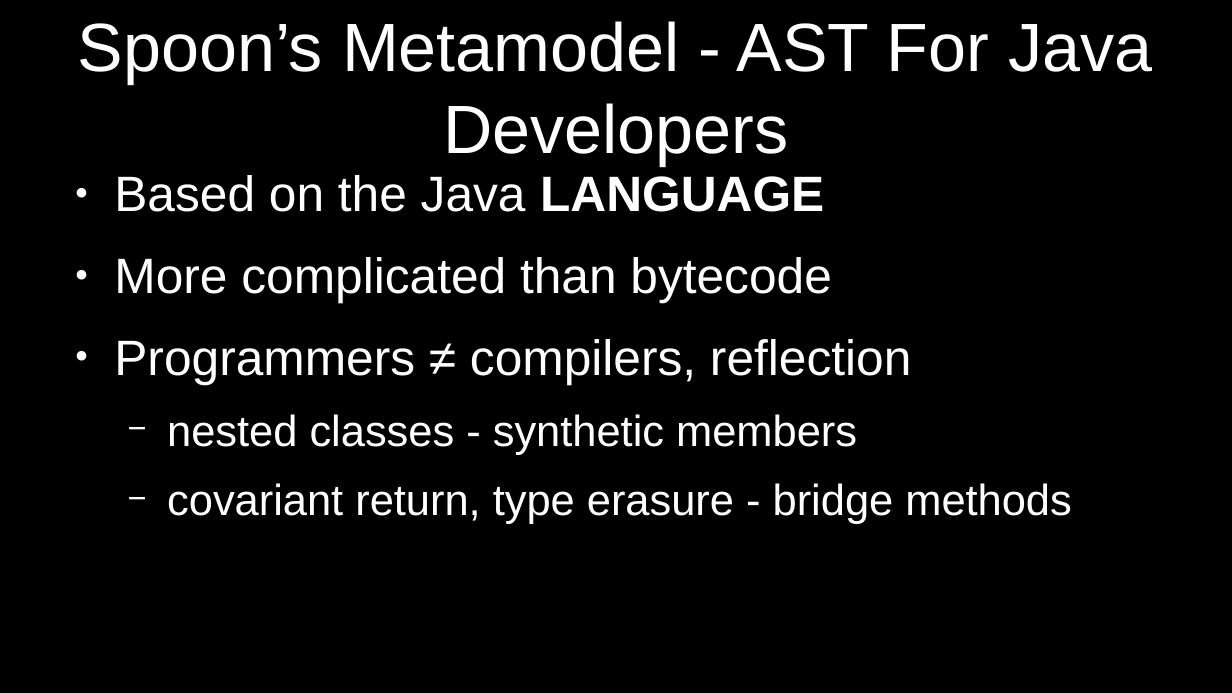
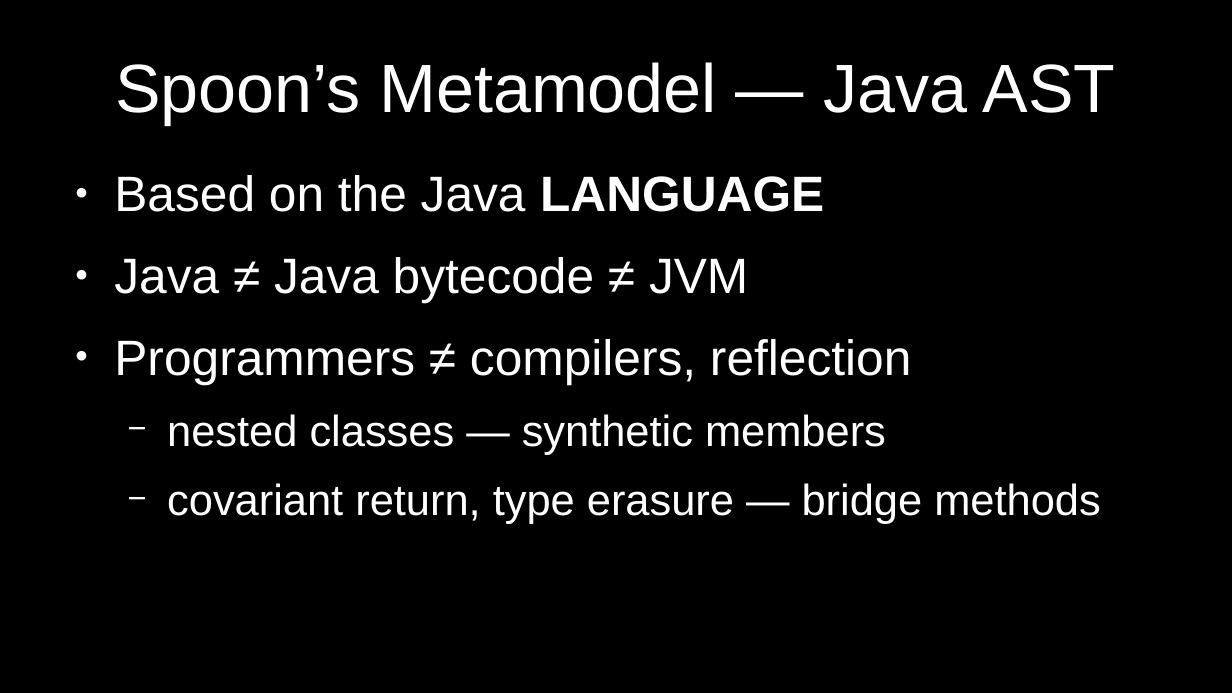
Before and after one commit to alshopov/spoonerism, a slide deck: slide 19 of doc/700TonsOfCodeLater.odp (slide 17 before the commit). Drawn at 1232x693 pixels with LibreOffice and Linux fonts; fonts in the diff are those of the drawing. Boxes give left, top, right and bottom in pixels: in the first picture for what was removed or moved away, otherwise in the second. Text is boxed around its words. In the diff, an @@ line names an element or a change of style, - is before the commit and + after.

Commit message:
Fixes:
Monperrus:
    Typo of monorepo
    Reword relation to bytecode
    Reword academy, industry
Laffra
    Starting picture
    Final slide

```diff
--- a/doc/700TonsOfCodeLater.odp
+++ b/doc/700TonsOfCodeLater.odp
@@ title at (115, 62, 1116, 125): text changed @@
-Spoon’s Metamodel - AST For Java Developers
+Spoon’s Metamodel — Java AST
@@ text at (114, 257, 748, 302): text changed @@
-● More complicated than bytecode
+● Java ≠ Java bytecode ≠ JVM
@@ text at (167, 414, 1101, 524): text changed @@
-  − nested classes - synthetic members
-  − covariant return, type erasure - bridge methods
+  − nested classes — synthetic members
+  − covariant return, type erasure — bridge methods
```
Also in this commit, not shown: 5 other slides changed, 3 slides added.
